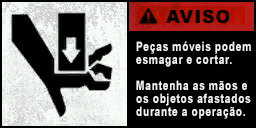
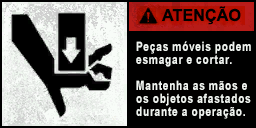
Layers edited between the first and the second 256px x 128px image:
renamed "aviso" to "atenção", painted on it over [162, 6, 241, 25]
